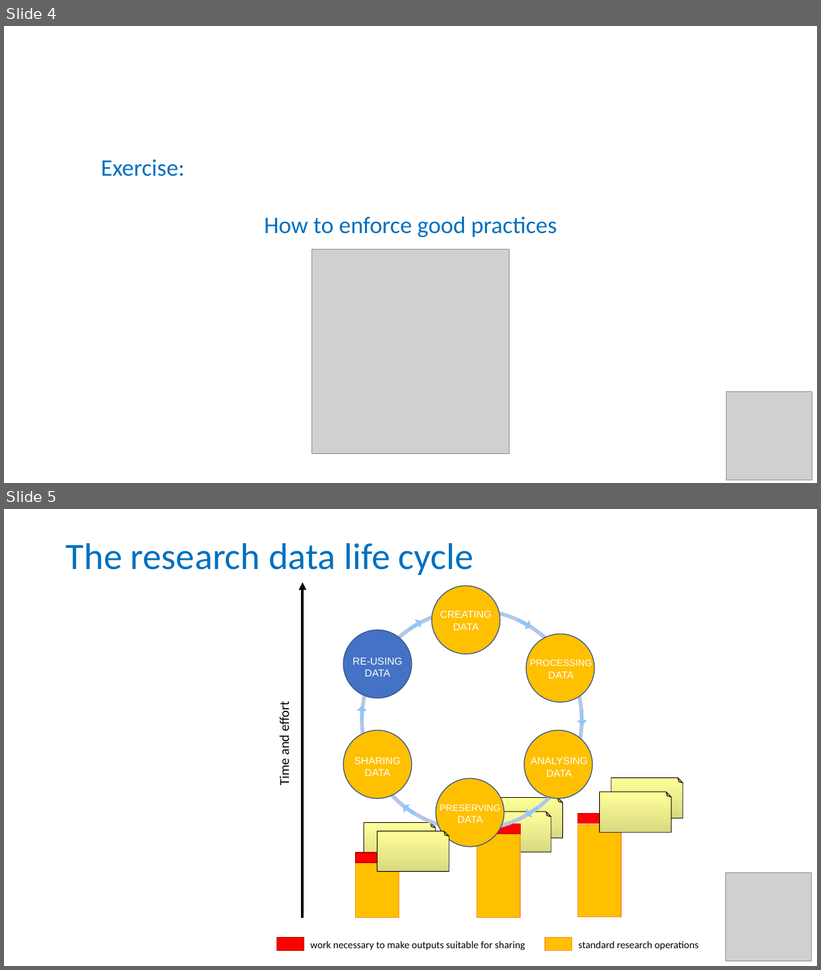
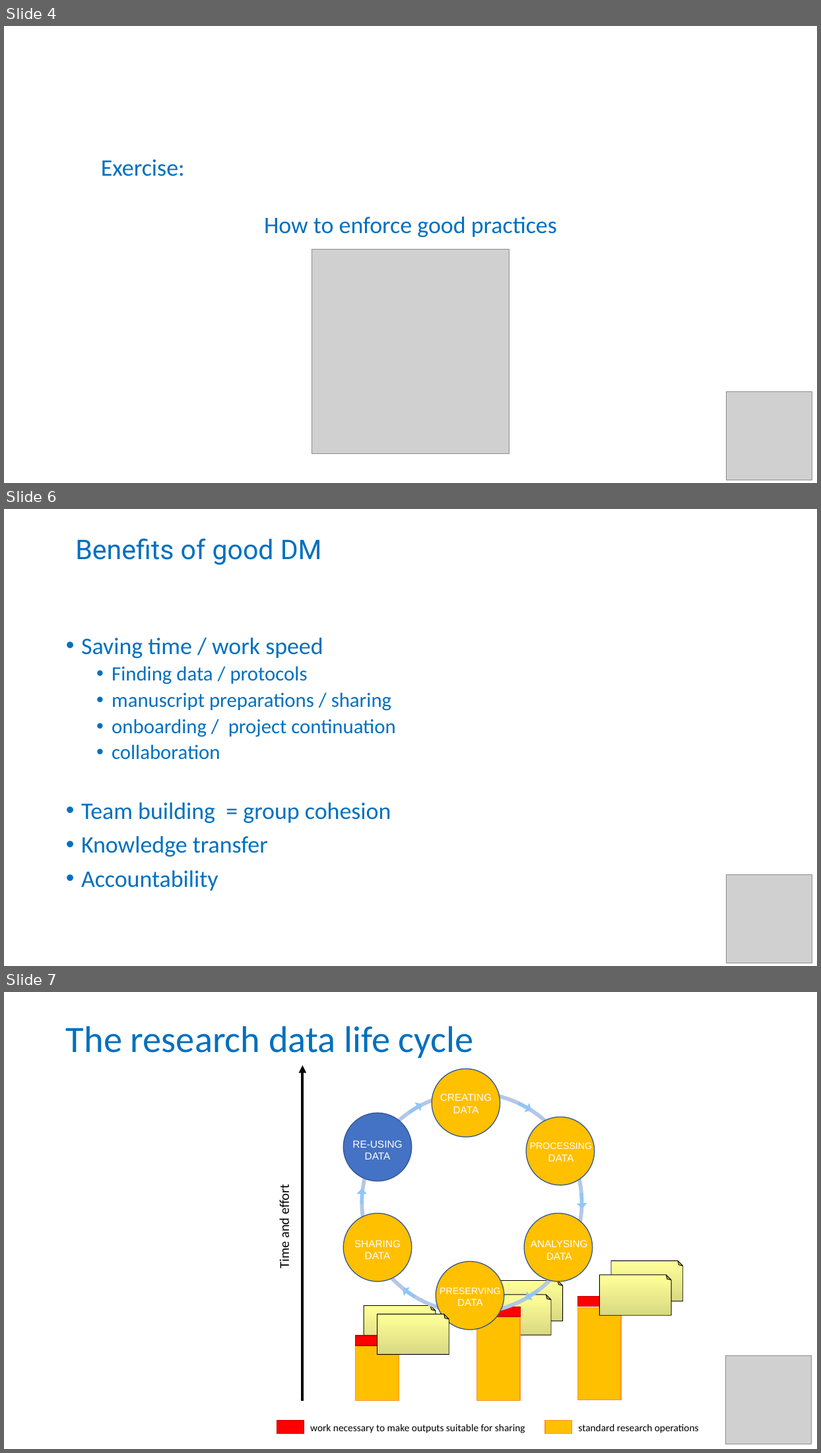
Before and after one commit to tobyhodges/probable-enigma, a slide deck: instructors/06-Wrapping_up.pptx. Shown one above the other, each under a label of ours: slides 4 and 5 before the commit, slides 4, 6 and 7 after it; the slides between them are not shown. The pictures are 821x970 and 821x1453 pixels, drawn with LibreOffice and Linux fonts; fonts in the diff are those of the drawing; grey boxes stand for pictures. Boxes give left, top, right and bottom in pixels: in the first picture for what was removed or moved away, otherwise in the second. Text is boxed around its words. In the diff, an @@ line names an element or a change of style, - is before the commit and + after.

```diff
--- a/instructors/06-Wrapping_up.pptx
+++ b/instructors/06-Wrapping_up.pptx
@@ slide 6 added at box(4, 509, 817, 966), background #FFFFFF @@
@@ text added at box(75, 538, 322, 565), 32 pt, text #0070C0 @@
+Benefits of good DM
@@ text added at box(81, 638, 395, 891), 24 pt, text #0070C0 @@
+• Saving time / work speed
+  • Finding data / protocols
+  • manuscript preparations / sharing
+  • onboarding / project continuation
+  • collaboration
+• Team building = group cohesion
+• Knowledge transfer
+• Accountability
@@ picture added at box(726, 875, 812, 964) @@
@@ what was slide 5 is now slide 7 @@
```
Also in this commit, not shown: 1 slide changed, 2 other slides added, 5 slides removed, 1 other file.
